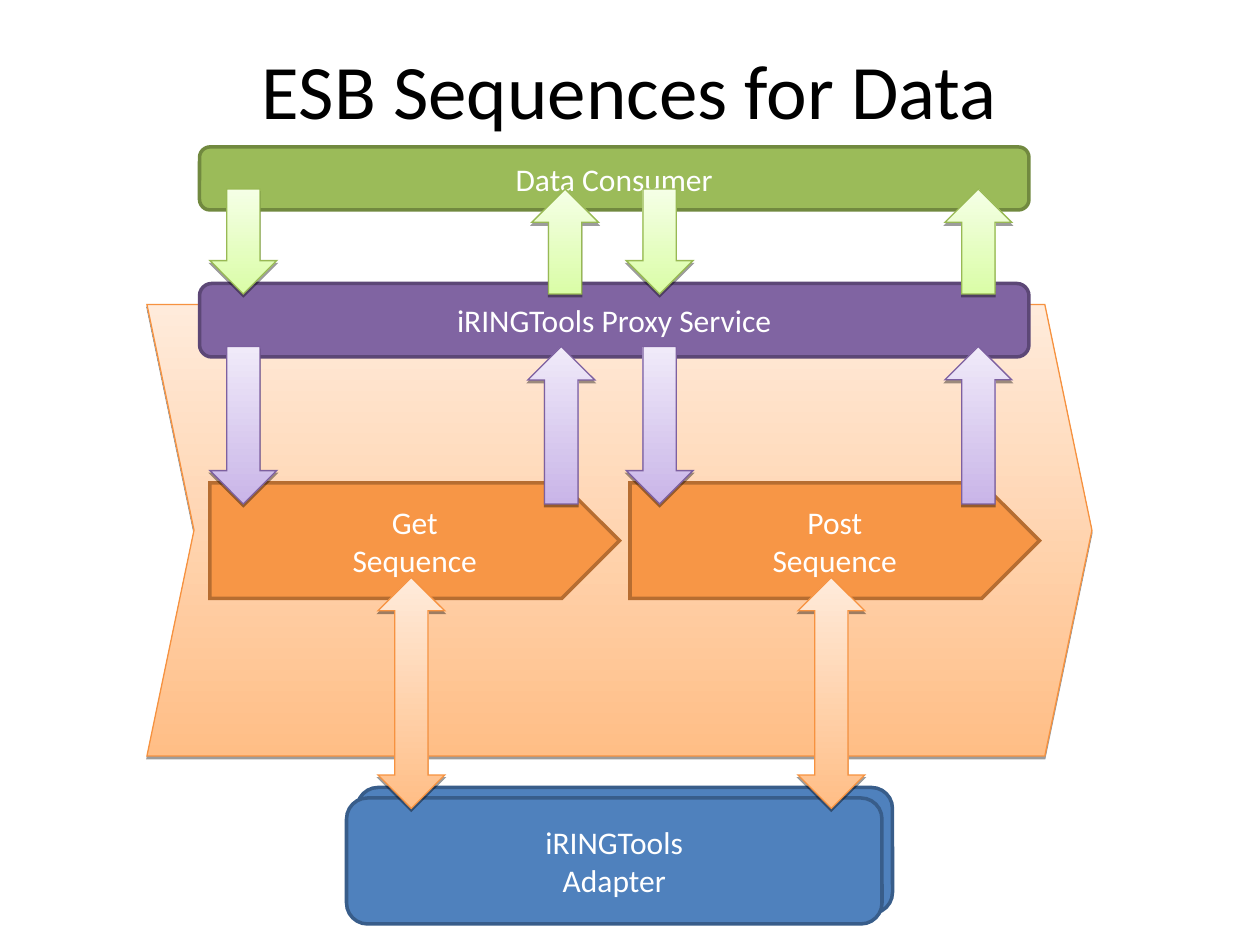
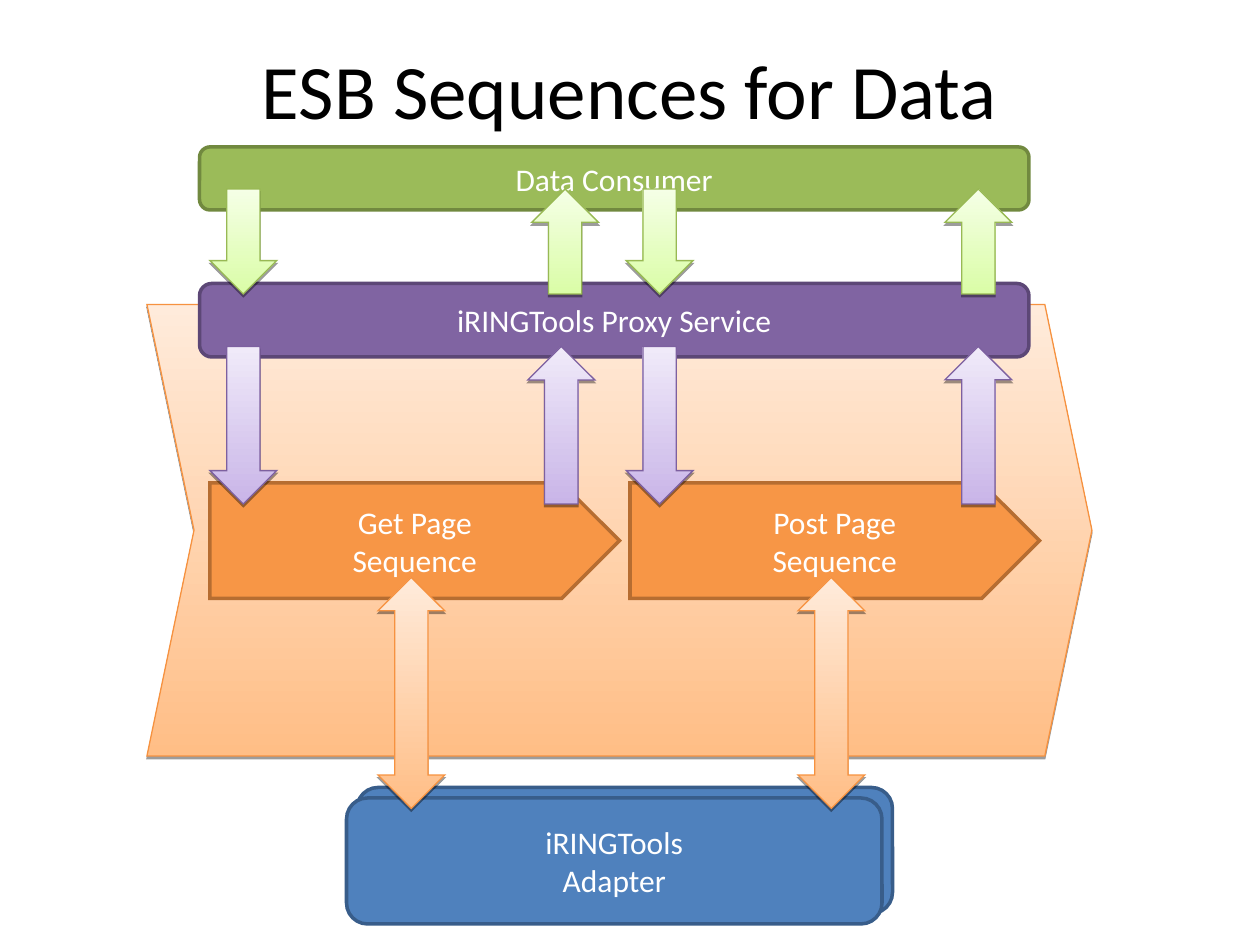
Before and after one commit to heyena/iring-tools, a slide deck: slide 8 of branches/ports/java/documents/iRINGTools ESB.ppt. Drawn at 1260x945 pixels with LibreOffice and Linux fonts; fonts in the diff are those of the drawing. Boxes give left, top, right and bottom in pixels: in the first picture for what was removed or moved away, otherwise in the second. Text is boxed around its words. In the diff, an @@ line names an element or a change of style, - is before the commit and + after.

```diff
--- a/branches/ports/java/documents/iRINGTools ESB.ppt
+++ b/branches/ports/java/documents/iRINGTools ESB.ppt
@@ text in freeform shape at box(353, 513, 477, 577): text changed @@
-Get
-Sequence
+Get Page
+Sequence
@@ text in freeform shape at box(773, 514, 897, 577): text changed @@
-Post
-Sequence
+Post Page
+Sequence
```
Also in this commit, not shown: 2 other slides changed, 6 slides added.
